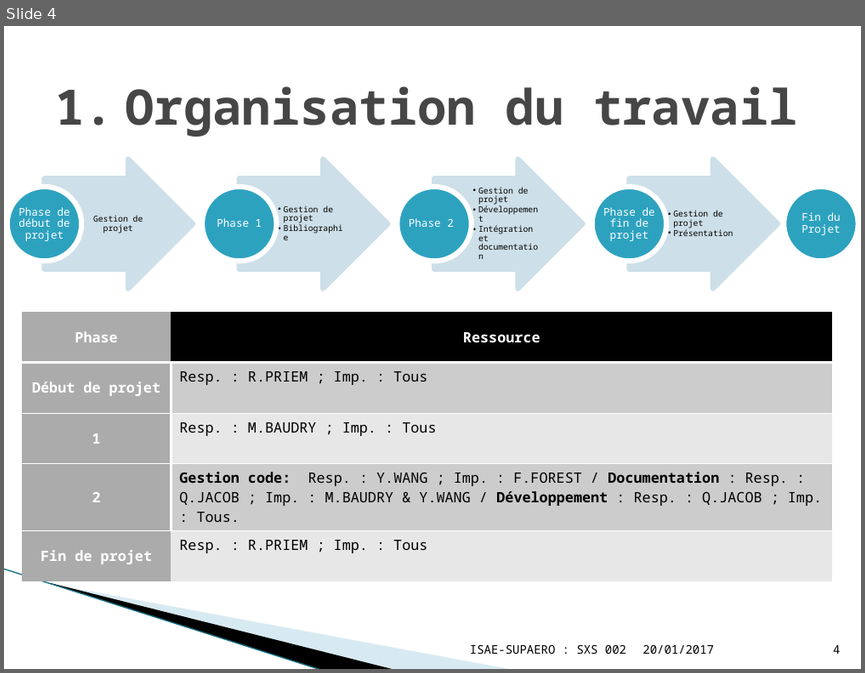
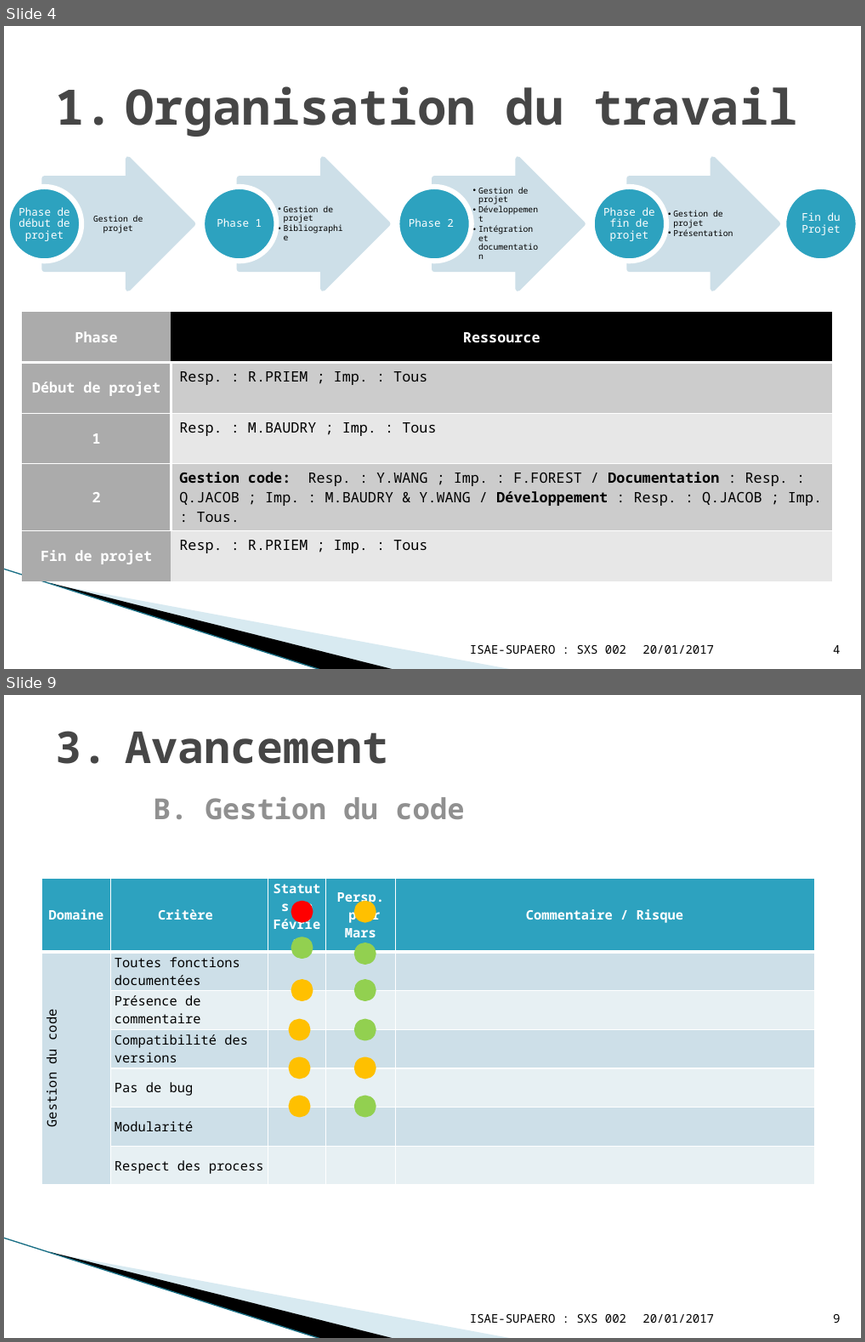
Before and after one commit to YuanxiangFranck/PIE_ISAE_Essais_Vol, a slide deck: gestion_projet/Project_Review03022017.pptx. Shown one above the other, each under a label of ours: slide 4 before the commit, slides 4 and 9 after it; the slides between them are not shown. The pictures are 865x673 and 865x1342 pixels, drawn with LibreOffice and Linux fonts; fonts in the diff are those of the drawing; background and template pictures are left out. Boxes give left, top, right and bottom in pixels: in the first picture for what was removed or moved away, otherwise in the second. Text is boxed around its words. In the diff, an @@ line names an element or a change of style, - is before the commit and + after.

Commit message:
Ajout des parties gestion de projet et Gestion du code

```diff
--- a/gestion_projet/Project_Review03022017.pptx
+++ b/gestion_projet/Project_Review03022017.pptx
@@ slide 9 added at box(4, 695, 861, 1338), background #FFFFFF; not listed: 3 template elements that a slide beside it also shows @@
@@ title added at box(125, 732, 464, 819), 24.3 pt, text #909090, bold @@
+3. Avancement
+   B. Gestion du code
@@ table added at box(41, 879, 814, 1177), 7 rows, 5 columns @@
+Domaine | Critère | Statuts en Février | Persp. / pour Mars | Commentaire / Risque
+Gestion du code | Toutes fonctions documentées |  |  | 
+ | Présence de commentaire |  |  | 
+ | Compatibilité des versions |  |  | 
+ | Pas de bug |  |  | 
+ | Modularité |  |  | 
+ | Respect des process |  |  | 
@@ ellipse added at box(294, 903, 311, 920), fill #FF0000, outline #FF0000 4.33 pt @@
@@ ellipse added at box(357, 903, 374, 920), fill #FFC000, outline #FFC000 4.33 pt @@
@@ ellipse added at box(294, 939, 311, 956), fill #92D050, outline #92D050 4.33 pt @@
@@ ellipse added at box(357, 945, 374, 962), fill #92D050, outline #92D050 4.33 pt @@
@@ ellipse added at box(294, 981, 311, 998), fill #FFC000, outline #FFC000 4.33 pt @@
@@ ellipse added at box(357, 981, 374, 998), fill #92D050, outline #92D050 4.33 pt @@
@@ ellipse added at box(291, 1021, 308, 1038), fill #FFC000, outline #FFC000 4.33 pt @@
@@ ellipse added at box(357, 1021, 374, 1038), fill #92D050, outline #92D050 4.33 pt @@
@@ ellipse added at box(291, 1059, 308, 1077), fill #FFC000, outline #FFC000 4.33 pt @@
@@ ellipse added at box(357, 1059, 374, 1077), fill #FFC000, outline #FFC000 4.33 pt @@
@@ ellipse added at box(291, 1098, 308, 1115), fill #FFC000, outline #FFC000 4.33 pt @@
@@ ellipse added at box(357, 1098, 374, 1115), fill #92D050, outline #92D050 4.33 pt @@
@@ text added at box(470, 1314, 626, 1322), 10 pt, text #000000 @@
+ISAE-SUPAERO : SXS 002
@@ text added at box(642, 1314, 714, 1322), 10 pt, text #000000 @@
+20/01/2017
@@ page number added at box(833, 1314, 840, 1322), 10 pt, text #000000 @@
+9
```
Also in this commit, not shown: 4 slides changed, 6 other slides added, 3 other files.
